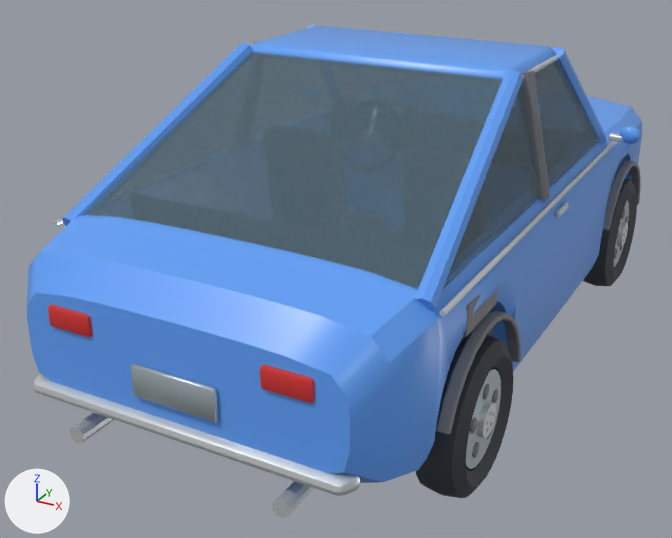
What one commit did to the Blender file SourceArt/Blender/Pebble.blend.
One viewpoint serves both versions: a 50 mm camera at (1.82, -4.03, 1.75) aimed at (-0.23, -0.3, -0.11). The lights are fixed; the arrows at lower left show +X, +Y and +Z. The older version comes first.

Names of what the first picture shows: 'Body__chrome', 'Body__engine', 'Body__glass', 'Body__metal', 'Body__paint', 'Body__tail', 'WheelFR__rubber', 'WheelRR__metal', 'WheelRR__rubber' and 6 more.
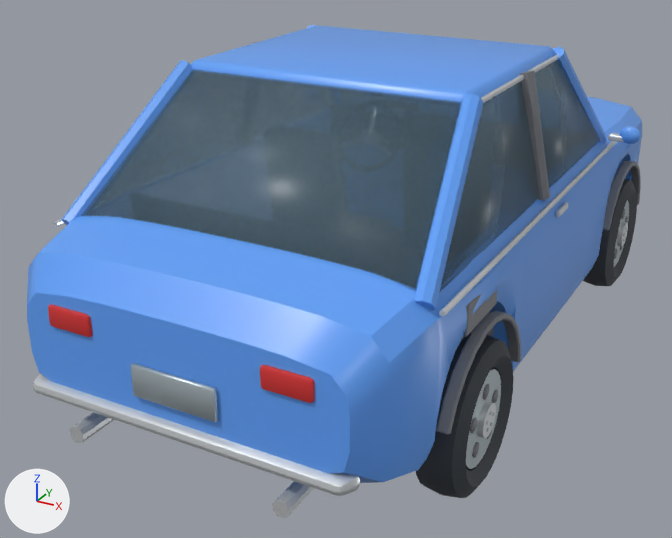
Pixel boxes [x1, y1, x2, y2] of what changed, in the pictures (672 x 538 px; the box of a moved part takes in the faces that stretch with it):
'Body__glass', reshaped: before [82, 52, 601, 290]; after [81, 59, 601, 292]
part 1 of me_body__paint, moved or reshaped: before [251, 25, 556, 308]; after [191, 25, 556, 308]
part 2 of me_body__glass, moved or reshaped: before [82, 52, 539, 290]; after [81, 69, 539, 292]
part 3 of me_body__glass, shading changed: before [82, 52, 570, 290]; after [81, 66, 570, 292]
part 4 of me_body__chrome, moved or reshaped (mostly hidden before): before [522, 54, 559, 79]; after [481, 54, 559, 103]

What changed in the scene script:
```text
Change me_body__paint:
    used by ob_body__paint; location = (0.0, 0.0, 0.0)
    remove me_body__paint.from_pydata(...)  # 1304 vertices, 1276 faces; spans x -0.97..0.97, y -1.86..1.85, z -0.32..0.99
    add me_body__paint.from_pydata(...)  # 1304 vertices, 1276 faces; spans x -0.97..0.97, y -1.86..1.85, z -0.32..0.98
    me_body__paint part 1: 36 of the vertices in x -0.68..0.68, y -0.41..-0.38, z 0.92..0.98 are moved by (0.0, -0.45, 0.0)
    other edits to the shape of me_body__paint do not show in these pictures
Change me_body__glass:
    used by ob_body__glass; location = (0.0, 0.0, 0.0)
    before: 9 (-0.63, -0.41, 0.93), 10 (0.63, -0.41, 0.93), 13 (-0.63, -0.41, 0.95), 14 (0.63, -0.41, 0.95), 26 (-0.64, -0.41, 0.93)
    before: 30 (-0.65, -0.41, 0.93), 42 (0.65, -0.41, 0.93), 46 (0.64, -0.41, 0.93)
    remove me_body__glass.from_pydata(...)  # 48 vertices, 36 faces; spans x -0.78..0.78, y -1.5..0.72, z 0.44..0.95
    add me_body__glass.from_pydata(...)  # 48 vertices, 36 faces; spans x -0.78..0.78, y -1.5..0.72, z 0.44..0.94
    me_body__glass part 2
    add for i in [9, 10, 13, 14]: me_body__glass.vertices[i].co += Vector((0.0, -0.45, 0.0))
    add for i in [26, 30, 42, 46]: me_body__glass.vertices[i].co += Vector((0.0, -0.43, 0.0))
    me_body__glass part 3: edges marked sharp go from 70 to 72
Change me_body__chrome:
    where me_body__chrome.from_pydata(...)  # 392 vertices, 334 faces; spans x -0.9..0.9, y -1.91..1.9, z -0.26..0.95
    used by ob_body__chrome; location = (0.0, 0.0, 0.0)
    before: 24 (0.65, -0.42, 0.95), 26 (0.64, -0.42, 0.94), 28 (0.64, -0.42, 0.93), 30 (0.65, -0.42, 0.92), 32 (0.66, -0.42, 0.93)
    before: 34 (0.66, -0.42, 0.94)
    me_body__chrome part 4
    add for i in [24, 26, 28, 30, 32, 34]: me_body__chrome.vertices[i].co += Vector((0.0, -0.45, 0.0))
```
